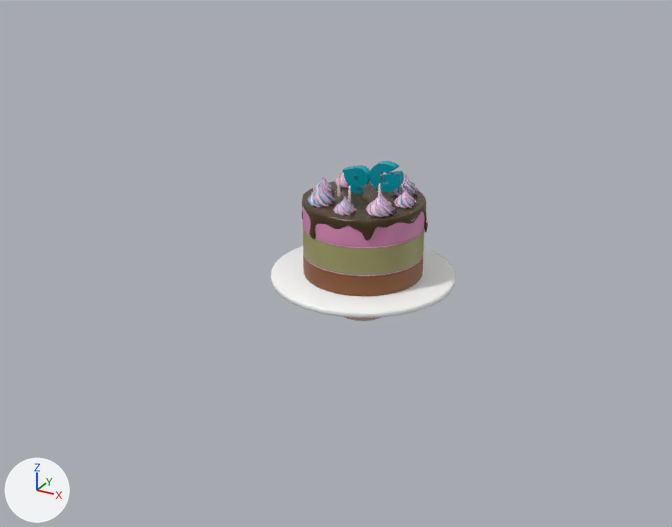
Before and after pictures for a commit that changed the glTF model Assets/Models/Birthday Cake.glb.
Rendered twice from a 50 mm camera at (0.808, -1.586, 0.885) aimed at (-0.018, -0.084, 0.134). Lighting does not change. The marker at lower left points along +X, +Y and +Z. Mesh edges are drawn as thin lines on the coarser meshes.

Script lines for the objects in view, before the commit:
```python
me_circle_002 = bpy.data.meshes.new('Circle.002')
me_circle_002.from_pydata(...)  # 10590 vertices, 19558 faces; spans x -0.193..0.193, y -0.193..0.193, z 0.0..0.328
me_circle_002.materials.append(mat_cake)
ob_circle_002 = bpy.data.objects.new('Circle.002', me_circle_002)
ob_circle_002.location = (0.0, 0.0, 0.0)
```
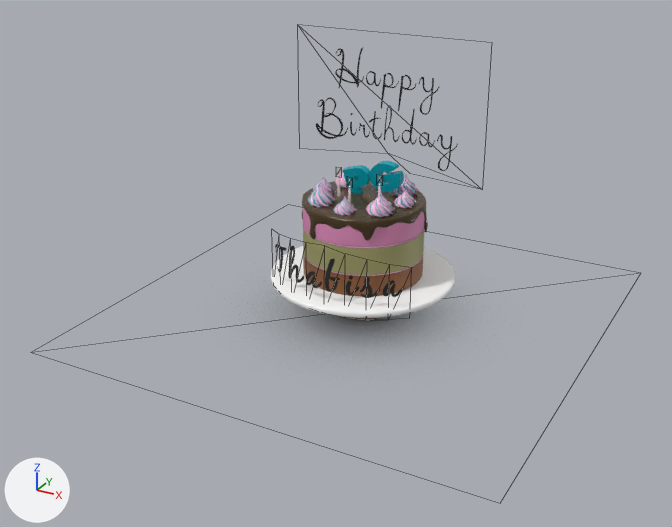
Edits to the bpy script that builds the scene:
```text
Add img_birthday_text:
    img_birthday_text = load_image('Birthday text', '_unpacked/Birthday_text', 1080, 1080, 'sRGB')
Add img_roughness_0_roughness_0_6:
    img_roughness_0_roughness_0_6 = load_image('Roughness 0-Roughness 0.6', '_unpacked/Roughness_0-Roughness_0.6', 256, 256, 'Non-Color')
Add img_point_2:
    img_point_2 = load_image('Point 2', '_unpacked/Point_2', 1000, 1000, 'sRGB')
Add img_roughness_0_roughness_1:
    img_roughness_0_roughness_1 = load_image('Roughness 0-Roughness 1', '_unpacked/Roughness_0-Roughness_1', 256, 256, 'Non-Color')
Add mat_birthday_text:
    mat_birthday_text = bpy.data.materials.new('Birthday text')
    # uses the picture img_birthday_text
    # uses the picture img_roughness_0_roughness_0_6
Add mat_point_2:
    mat_point_2 = bpy.data.materials.new('Point 2')
    # colours: dark grey #4c4c4c
    # uses the picture img_point_2
    # uses the picture img_roughness_0_roughness_1
Add me_birthday_text_001:
    me_birthday_text_001.from_pydata(...)  # 24 vertices, 20 faces; spans x -0.213..0.213, y 0.0..0.267, z -0.171..0.33
    me_birthday_text_001.materials.append(mat_birthday_text)
Add me_point_2:
    me_point_2.from_pydata(...)  # 4 vertices, 2 faces; spans x -0.478..0.478, y -0.478..0.478, z 0.0
    me_point_2.materials.append(mat_point_2)
Add ob_birthday_text_001:
    ob_birthday_text_001 = bpy.data.objects.new('Birthday text.001', me_birthday_text_001)
    ob_birthday_text_001.location = (0.0, -0.164, 0.233)
Add ob_point_2:
    ob_point_2 = bpy.data.objects.new('Point 2', me_point_2)
    ob_point_2.location = (0.0, 0.0, 0.0)
```

Location of each change, (x1, y1, x2, y2) in pixels of the pictures (672 x 527 px):
'Birthday text.001', added: after (275, 48, 458, 298)
'Point 2', added: after (301, 307, 425, 338)
